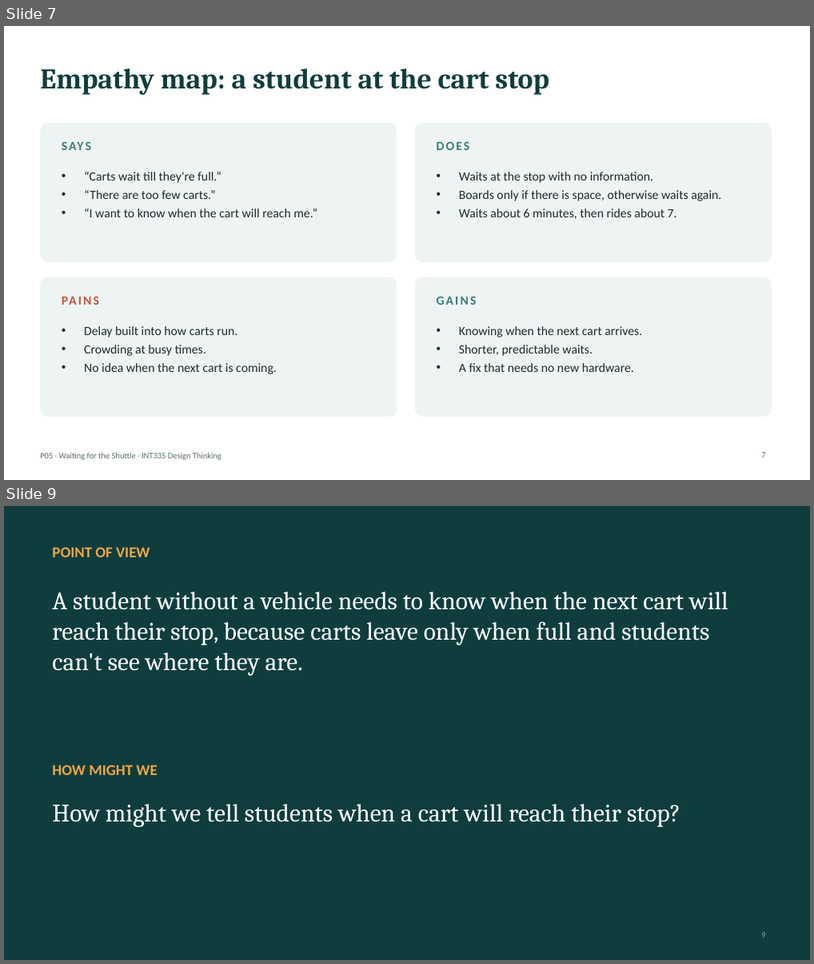
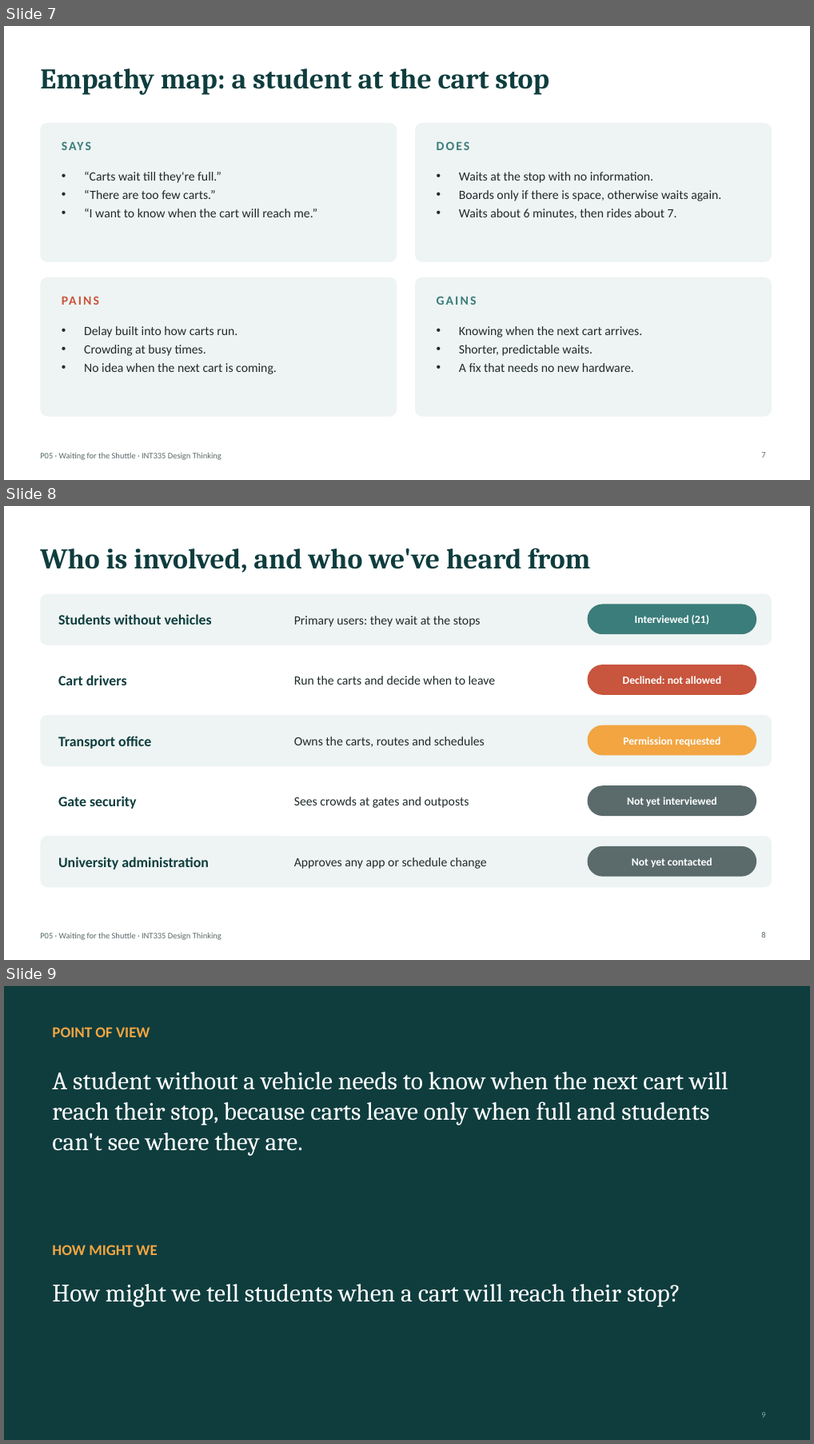
Before and after one commit to ShadowIzzHerZ/waiting-for-the-shuttle, a slide deck: deck/P05_Waiting_for_the_Shuttle.pptx. Shown one above the other, each under a label of ours: slides 7 and 9 before the commit, slides 7, 8 and 9 after it; the slides between them are not shown. The pictures are 814x964 and 814x1444 pixels, drawn with LibreOffice and Linux fonts; fonts in the diff are those of the drawing. Boxes give left, top, right and bottom in pixels: in the first picture for what was removed or moved away, otherwise in the second. Text is boxed around its words. In the diff, an @@ line names an element or a change of style, - is before the commit and + after.

```diff
--- a/deck/P05_Waiting_for_the_Shuttle.pptx
+++ b/deck/P05_Waiting_for_the_Shuttle.pptx
@@ slide 8 added at (x1=4, y1=506, x2=810, y2=960), background #FFFFFF; not listed: 1 template element that a slide beside it also shows @@
@@ title added at (x1=40, y1=548, x2=590, y2=572), 34 pt, text #0F3D3E, bold @@
+Who is involved, and who we've heard from
@@ rounded rectangle added at (x1=40, y1=594, x2=772, y2=645), fill #EEF4F3 @@
@@ text added at (x1=58, y1=614, x2=212, y2=624), 17 pt, text #0F3D3E, bold @@
+Students without vehicles
@@ text added at (x1=294, y1=616, x2=481, y2=627), 15 pt, text #1F2A2B @@
+Primary users: they wait at the stops
@@ rounded rectangle added at (x1=588, y1=604, x2=757, y2=634), fill #3A7D7B @@
@@ text added at (x1=635, y1=615, x2=710, y2=624), 13 pt, text #FFFFFF, bold @@
+Interviewed (21)
@@ rounded rectangle added at (x1=588, y1=664, x2=757, y2=695), fill #C8553D @@
@@ text added at (x1=58, y1=675, x2=127, y2=685), 17 pt, text #0F3D3E, bold @@
+Cart drivers
@@ text added at (x1=294, y1=676, x2=496, y2=684), 15 pt, text #1F2A2B @@
+Run the carts and decide when to leave
@@ text added at (x1=623, y1=676, x2=722, y2=684), 13 pt, text #FFFFFF, bold @@
+Declined: not allowed
@@ rounded rectangle added at (x1=40, y1=715, x2=772, y2=766), fill #EEF4F3 @@
@@ text added at (x1=58, y1=736, x2=151, y2=748), 17 pt, text #0F3D3E, bold @@
+Transport office
@@ text added at (x1=294, y1=736, x2=485, y2=747), 15 pt, text #1F2A2B @@
+Owns the carts, routes and schedules
@@ rounded rectangle added at (x1=588, y1=725, x2=757, y2=756), fill #F2A541 @@
@@ text added at (x1=623, y1=736, x2=721, y2=746), 13 pt, text #FFFFFF, bold @@
+Permission requested
@@ rounded rectangle added at (x1=588, y1=785, x2=757, y2=816), fill #5B6B6C @@
@@ text added at (x1=58, y1=796, x2=137, y2=808), 17 pt, text #0F3D3E, bold @@
+Gate security
@@ text added at (x1=294, y1=796, x2=470, y2=808), 15 pt, text #1F2A2B @@
+Sees crowds at gates and outposts
@@ text added at (x1=627, y1=796, x2=718, y2=806), 13 pt, text #FFFFFF, bold @@
+Not yet interviewed
@@ rounded rectangle added at (x1=40, y1=836, x2=772, y2=887), fill #EEF4F3 @@
@@ text added at (x1=58, y1=856, x2=209, y2=869), 17 pt, text #0F3D3E, bold @@
+University administration
@@ text added at (x1=294, y1=857, x2=487, y2=868), 15 pt, text #1F2A2B @@
+Approves any app or schedule change
@@ rounded rectangle added at (x1=588, y1=846, x2=757, y2=876), fill #5B6B6C @@
@@ text added at (x1=632, y1=857, x2=713, y2=867), 13 pt, text #FFFFFF, bold @@
+Not yet contacted
@@ page number added at (x1=762, y1=932, x2=766, y2=937), 10 pt, text #5B6B6C @@
+8
```
Also in this commit, not shown: 1 slide changed, 1 slide removed, 6 other files.
